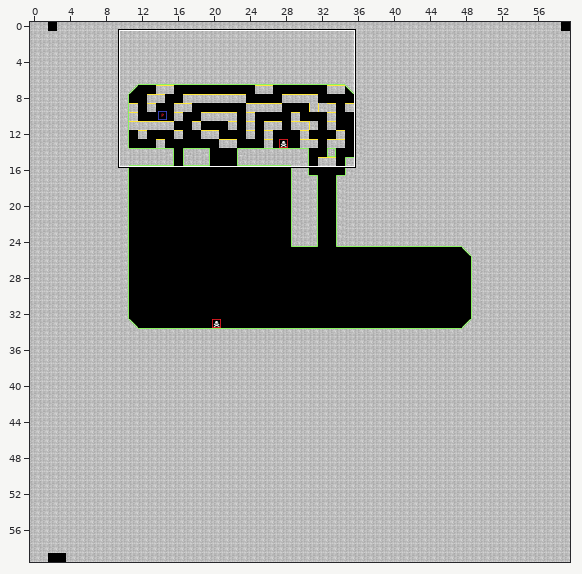
Tiled map, stored at core/assets/Levels/testlvl.tmx. The picture above shows the old version from afar; the outline marks the close-up.
Close-up. Earlier state:
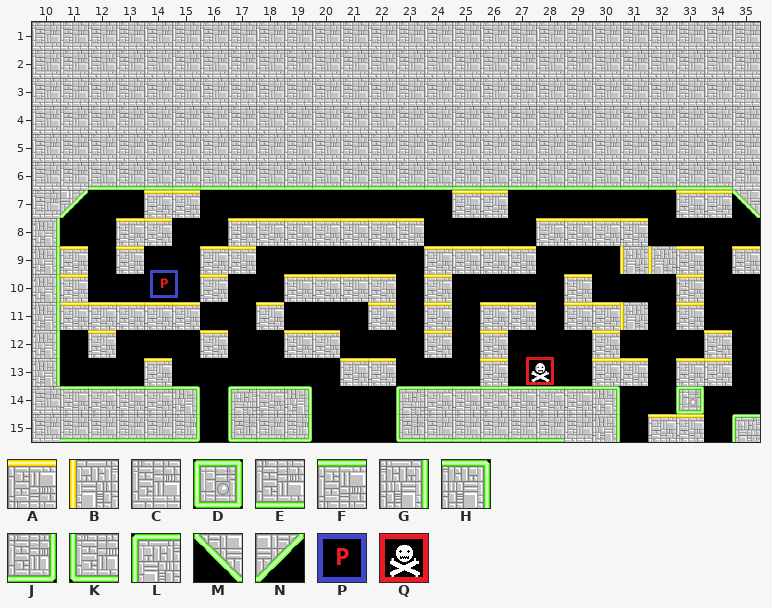
Cells are 50x50 px. Shown: x 10..35, y 1..15.
Key: from "PngOutTest": A 2, B 3, C 7, D 14, E 15, F 16, G 18, H 22, J 23, K 24, L 25, M 26, N 27; from "Spawn": P 0, Q 1.
_ is an empty cell.
Objects are placed by their top-left corner, in cells (3,4 is the top-left corner of cell 3,4); size is 1x1 cell unless given.
Layer "Tile Layer 1" before, first column x 10:
 1 CCCCCCCCCCCCCCCCCCCCCCCCCC
 2 CCCCCCCCCCCCCCCCCCCCCCCCCC
 3 CCCCCCCCCCCCCCCCCCCCCCCCCC
 4 CCCCCCCCCCCCCCCCCCCCCCCCCC
 5 CCCCCCCCCCCCCCCCCCCCCCCCCC
 6 CCEEEEEEEEEEEEEEEEEEEEEEEC
 7 CN__AA_________AA______AAM
 8 G__AA__AAAAAAA____AAAA____
 9 GA_A__AA______AAAA___BBA_A
10 GA____A__AAAA_A____A___A__
11 GAAAAA__A___A_A_AA_AAB_A__
12 G_A___A__AA___A_A___A___A_
13 G___A______AA___A___AA_AA_
14 CFFFFH_LFH___LFFFFFFH__D__
15 CEEEEJ_KEJ___KEEEEECG_AA_L
Objects on layer "SpawnPoints" before:
P at 14.2,9.9
Q at 27.7,13
New version:
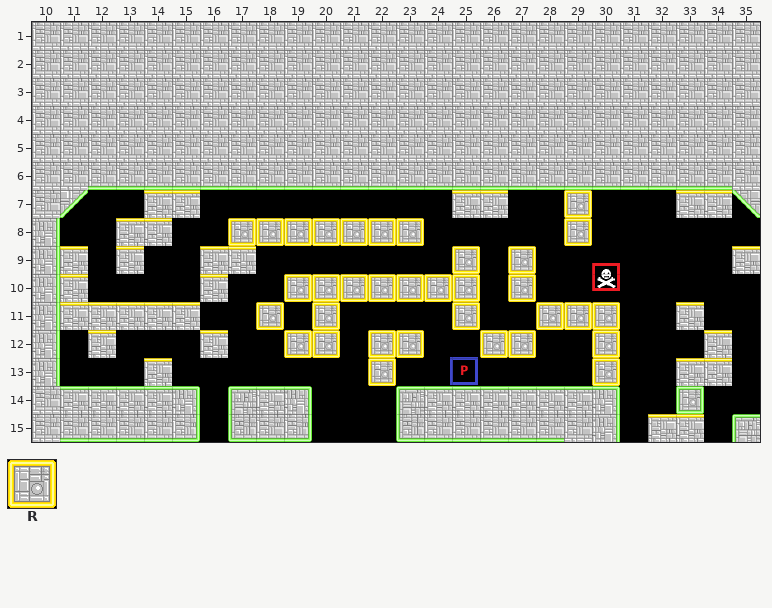
Further tiles: from "PngOutTest": R 0.
What changed:
Changed rows in their new state; . is an unchanged cell.
Layer "Tile Layer 1":
first column x 17:
 7 ............R....
 8 RRRRRRR...._R__..
 9 ......._R_R...___
10 ..RRRRRRR.R._..._
11 .R.R._._R__RRR_..
12 ..RR.RR_.RR..R...
13 ...._R..._...R_..
Layer "SpawnPoints":
changed: Q at 27.7,13 -> Q at 30,9.6
changed: P at 14.2,9.9 -> P at 24.9,13
Pixel boxes of the changes (left, top, right, bottom) in both close-ups:
changed: (228, 190, 704, 386)
old place: (150, 270, 178, 298)
